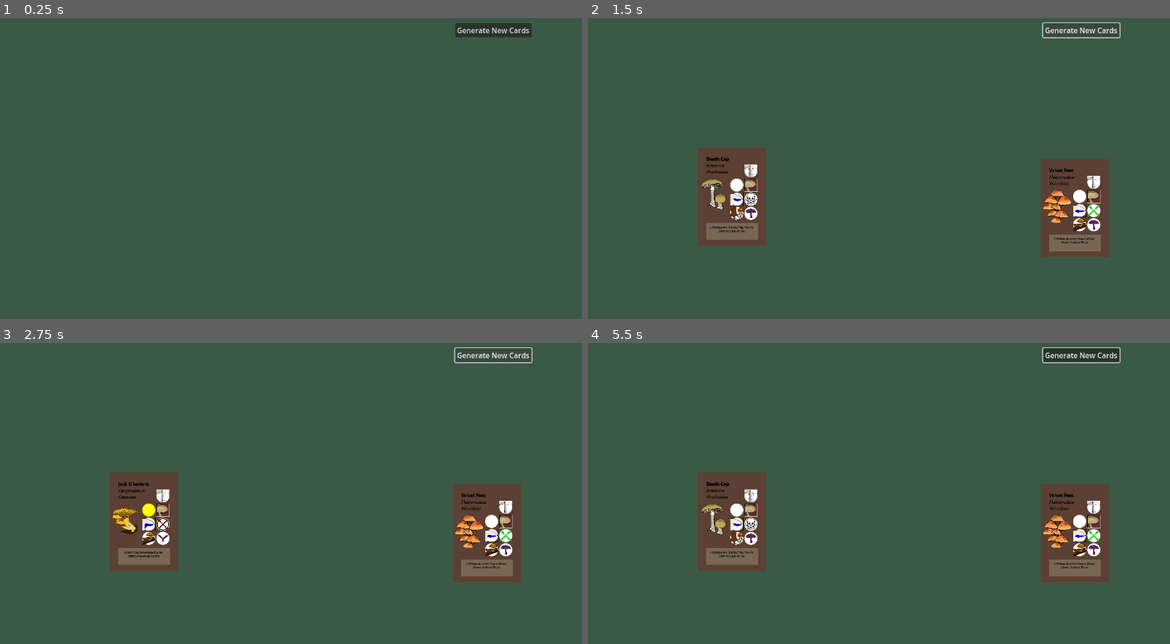
Above: before the commit, frames 1-4 (two rows, left to right).
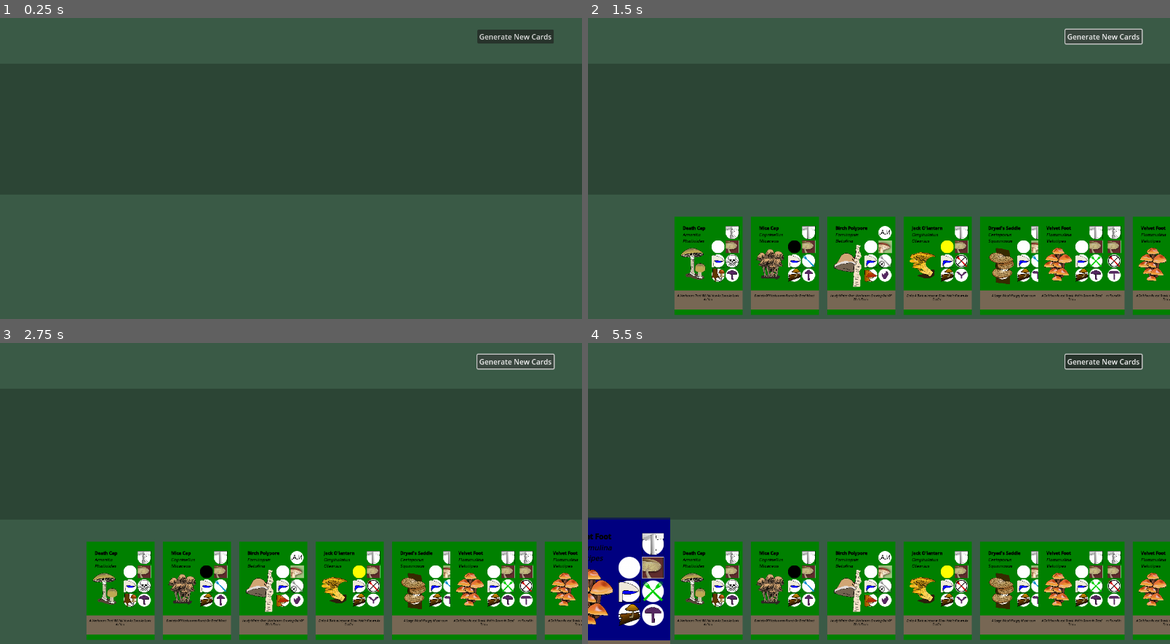
Above: after the commit, the same moments.

Repository: cyschneck/enoki-dokie
Game: Godot game, scene res://scenes/main.tscn
The game is run twice, just before and just after one commit, with the same random seed, the same clock (stepped at 60 frames per second) and the same inputs.
Inputs (mouse positions are in pixels of both pictures, inside the frame that each line leads up to):
- Up to frame 1 (0.25 s): no input
- Up to frame 2 (1.5 s): click "Generate New Cards" at 0.5 s; click "Generate New Cards" at 1.25 s
- Up to frame 3 (2.75 s): click "Generate New Cards" at 2 s
- Up to frame 4 (5.5 s): tap Enter at 2.75, 4.25 s; move the mouse to (1007, 463) at 2.77 s; press the mouse at (1007, 463) at 2.78 s; right-click (1007, 463) at 3.05 s; release the mouse at (1007, 463) at 3.5 s; tap Space at 3.5, 5 s; drag from (762, 496) to (849, 544) at 3.52 s; move the mouse to (937, 409) at 4.27 s; press the mouse at (937, 409) at 4.28 s; right-click (937, 409) at 4.55 s; release the mouse at (937, 409) at 5 s; drag from (849, 544) to (733, 520) at 5.02 s

The runs differ from the first frame. In frame 1, 0.8% of the frame differs, in the area x 78-96%, y 1-9%; in frame 2, 31%; in frame 3, 31%; in frame 4, 37%, in the area x 0-100%, y 1-100%.

Commit message:
set up click, drag, release state machine

Diff:
--- /dev/null
+++ b/enoki-dokie/mushroom_data.csv
@@ -0,0 +1,8 @@
+common name,scientific name,hymenium type,cap shape,gill type,stipe type,spore color,ecological type,edible,description
+mica cap,coprinellus micaceus,gills,conical/campanulate,adnexed,bare,black,saprotrophic,edible,bushels of mushrooms found on dead wood
+fly agaric,amanita muscaria,gills,convex/flat,free,ring/volva,white,mycorrhizal,poisonous/psychoactive,iconic spotted red capped mushroom found in dead wood
+death cap,amanita phalloides,gills,convex/flat,free,ring and volva,white,mycorrhizal,deadly,a mushroom that will kill you as soon as look at you
+velvet foot,flammulina velutipes,gills,convex,adnate,bare,white,saprotrophic,choice,a delicious forest snack which grows in dead trees
+birch polypore,fomitopsis betulina,pores,none,decurrent,none,white,parasitic,inedible,hardy winter over mushroom growing out of birch trees
+jack o'latern,omphalotus olearius,gills,infundibuliform,decurrent,bare,yellow,saprotrophic,poisonous,emits a bioluminescent glow visible known as foxfire
+dryad's saddle,cerioporus squamosus,pores,depressed/offset,decurrent,bare,white,saprotrophic/parasitic,edible,a large wood hungry mushroom
--- a/enoki-dokie/project.godot
+++ b/enoki-dokie/project.godot
@@ -15,10 +15,6 @@
 config/features=PackedStringArray("4.3", "Mobile")
 config/icon="res://icon.svg"
 
-[autoload]
-
-CardManager="*res://scripts/card_manager.gd"
-
 [display]
 
 window/size/viewport_width=1280
@@ -26,6 +22,19 @@
 window/stretch/mode="viewport"
 window/stretch/aspect="expand"
 
+[input]
+
+left_mouse={
+"deadzone": 0.5,
+"events": [Object(InputEventMouseButton,"resource_local_to_scene":false,"resource_name":"","device":-1,"window_id":0,"alt_pressed":false,"shift_pressed":false,"ctrl_pressed":false,"meta_pressed":false,"button_mask":0,"position":Vector2(0, 0),"global_position":Vector2(0, 0),"factor":1.0,"button_index":1,"canceled":false,"pressed":false,"double_click":false,"script":null)
+]
+}
+right_mouse={
+"deadzone": 0.5,
+"events": [Object(InputEventMouseButton,"resource_local_to_scene":false,"resource_name":"","device":-1,"window_id":0,"alt_pressed":false,"shift_pressed":false,"ctrl_pressed":false,"meta_pressed":false,"button_mask":0,"position":Vector2(0, 0),"global_position":Vector2(0, 0),"factor":1.0,"button_index":2,"canceled":false,"pressed":false,"double_click":false,"script":null)
+]
+}
+
 [rendering]
 
 textures/canvas_textures/default_texture_filter=0
--- a/enoki-dokie/scenes/card.tscn
+++ b/enoki-dokie/scenes/card.tscn
@@ -1,27 +1,37 @@
-[gd_scene load_steps=5 format=3 uid="uid://bekpntneif28c"]
+[gd_scene load_steps=10 format=3 uid="uid://bekpntneif28c"]
 
 [ext_resource type="Script" path="res://scripts/card.gd" id="1_adq8y"]
 [ext_resource type="Texture2D" uid="uid://cv26evckgfc6u" path="res://sprites/circle-48.png" id="1_mrost"]
 [ext_resource type="Texture2D" uid="uid://dy6rqfgm341uh" path="res://sprites/card_features/mushroom_sprites/fly_agaric.png" id="2_okreg"]
-
-[sub_resource type="RectangleShape2D" id="RectangleShape2D_2ljo7"]
-size = Vector2(248, 360)
-
-[node name="Card" type="Node2D"]
+[ext_resource type="Script" path="res://scripts/card_state_machine.gd" id="4_0uxoj"]
+[ext_resource type="Script" path="res://scripts/card_states/card_base_state.gd" id="5_qgxdw"]
+[ext_resource type="Script" path="res://scripts/card_states/card_clicked_state.gd" id="6_w2ktg"]
+[ext_resource type="Script" path="res://scripts/card_states/card_dragging_state.gd" id="7_sd1wo"]
+[ext_resource type="Script" path="res://scripts/card_states/card_released_state.gd" id="8_8xvin"]
+
+[sub_resource type="RectangleShape2D" id="RectangleShape2D_bnyma"]
+size = Vector2(250, 360)
+
+[node name="Card" type="Control"]
+custom_minimum_size = Vector2(250, 360)
+layout_mode = 3
+anchors_preset = 15
+anchor_right = 1.0
+anchor_bottom = 1.0
+offset_right = -1030.0
+offset_bottom = -360.0
+grow_horizontal = 2
+grow_vertical = 2
 script = ExtResource("1_adq8y")
 
 [node name="BackgroundColor" type="ColorRect" parent="."]
-anchors_preset = 8
-anchor_left = 0.5
-anchor_top = 0.5
-anchor_right = 0.5
-anchor_bottom = 0.5
-offset_left = -125.0
-offset_top = -180.0
-offset_right = 125.0
-offset_bottom = 180.0
-grow_horizontal = 2
-grow_vertical = 2
+layout_mode = 1
+anchors_preset = 15
+anchor_right = 1.0
+anchor_bottom = 1.0
+grow_horizontal = 2
+grow_vertical = 2
+mouse_filter = 2
 color = Color(0.360784, 0.25098, 0.2, 1)
 
 [node name="CommonName" type="RichTextLabel" parent="BackgroundColor"]
@@ -54,10 +64,9 @@
 anchors_preset = 4
 anchor_top = 0.5
 anchor_bottom = 0.5
-offset_left = -13.0
-offset_top = -98.0
-offset_right = 150.0
-offset_bottom = 97.0
+offset_top = -97.5
+offset_right = 163.0
+offset_bottom = 97.5
 grow_vertical = 2
 texture = ExtResource("2_okreg")
 expand_mode = 1
@@ -71,10 +80,10 @@
 anchor_top = 0.5
 anchor_right = 1.0
 anchor_bottom = 0.5
-offset_left = -32.0
-offset_top = 85.0
-offset_right = 75.0
-offset_bottom = 289.0
+offset_left = -14.0
+offset_top = 58.0
+offset_right = 93.0
+offset_bottom = 262.0
 grow_horizontal = 0
 grow_vertical = 2
 rotation = 3.14159
@@ -180,15 +189,16 @@
 flip_v = true
 
 [node name="DescriptionBackground" type="ColorRect" parent="BackgroundColor"]
-layout_mode = 2
-anchor_left = 0.12
-anchor_top = 0.769444
-anchor_right = 0.88
-anchor_bottom = 0.938889
+layout_mode = 1
+anchors_preset = 12
+anchor_top = 1.0
+anchor_right = 1.0
+anchor_bottom = 1.0
+offset_top = -90.0
+offset_bottom = -20.0
 grow_horizontal = 2
 grow_vertical = 0
 color = Color(0.466667, 0.403922, 0.329412, 1)
-metadata/_edit_use_anchors_ = true
 
 [node name="Description" type="RichTextLabel" parent="BackgroundColor/DescriptionBackground"]
 unique_name_in_owner = true
@@ -210,7 +220,32 @@
  [/i] [/center]"
 fit_content = true
 
-[node name="CardArea2D" type="Area2D" parent="."]
-
-[node name="CollisionShape2D" type="CollisionShape2D" parent="CardArea2D"]
-shape = SubResource("RectangleShape2D_2ljo7")
+[node name="DropPointDetector" type="Area2D" parent="."]
+collision_mask = 2
+
+[node name="CollisionShape2D" type="CollisionShape2D" parent="DropPointDetector"]
+position = Vector2(125, 180)
+shape = SubResource("RectangleShape2D_bnyma")
+
+[node name="CardStateMachine" type="Node" parent="." node_paths=PackedStringArray("initial_state")]
+script = ExtResource("4_0uxoj")
+initial_state = NodePath("CardBaseState")
+
+[node name="CardBaseState" type="Node" parent="CardStateMachine"]
+script = ExtResource("5_qgxdw")
+
+[node name="CardClickedState" type="Node" parent="CardStateMachine"]
+script = ExtResource("6_w2ktg")
+state = 1
+
+[node name="CardDraggingState" type="Node" parent="CardStateMachine"]
+script = ExtResource("7_sd1wo")
+state = 2
+
+[node name="CardReleasedState" type="Node" parent="CardStateMachine"]
+script = ExtResource("8_8xvin")
+state = 3
+
+[connection signal="gui_input" from="." to="." method="_on_gui_input"]
+[connection signal="mouse_entered" from="." to="." method="_on_mouse_entered"]
+[connection signal="mouse_exited" from="." to="." method="_on_mouse_exited"]
--- /dev/null
+++ b/enoki-dokie/scenes/card_slot.tscn
@@ -0,0 +1,34 @@
+[gd_scene load_steps=3 format=3 uid="uid://uxxiswqxfesj"]
+
+[sub_resource type="GDScript" id="GDScript_lpqgo"]
+script/source = "extends ColorRect
+
+var card_slot_filled = false
+
+# Called when the node enters the scene tree for the first time.
+func _ready() -> void:
+	pass # Replace with function body.
+
+
+# Called every frame. 'delta' is the elapsed time since the previous frame.
+func _process(_delta: float) -> void:
+	pass
+"
+
+[sub_resource type="RectangleShape2D" id="RectangleShape2D_ho3tu"]
+size = Vector2(254.286, 361.429)
+
+[node name="CardSlot" type="ColorRect"]
+custom_minimum_size = Vector2(250, 360)
+color = Color(0.121569, 0.203922, 0.152941, 0.701961)
+script = SubResource("GDScript_lpqgo")
+
+[node name="CardSlotArea2D" type="Area2D" parent="."]
+collision_layer = 2
+collision_mask = 2
+
+[node name="CollisionShape2D" type="CollisionShape2D" parent="CardSlotArea2D"]
+light_mask = 2
+visibility_layer = 2
+position = Vector2(125.714, 177.857)
+shape = SubResource("RectangleShape2D_ho3tu")
--- a/enoki-dokie/scenes/main.tscn
+++ b/enoki-dokie/scenes/main.tscn
@@ -6,71 +6,124 @@
 [ext_resource type="Script" path="res://scripts/test_button.gd" id="2_xmf1o"]
 [ext_resource type="Script" path="res://scripts/deck.gd" id="2_yqnmy"]
 
+[sub_resource type="RectangleShape2D" id="RectangleShape2D_7qnnk"]
+size = Vector2(1270, 288)
+
 [node name="Main" type="Node2D"]
 
-[node name="BackgroundColor" type="ColorRect" parent="."]
-offset_right = 1280.0
-offset_bottom = 720.0
+[node name="MainCanvas" type="CanvasLayer" parent="."]
+
+[node name="BackgroundColor" type="ColorRect" parent="MainCanvas"]
+custom_minimum_size = Vector2(1280, 720)
+anchors_preset = 15
+anchor_right = 1.0
+anchor_bottom = 1.0
+grow_horizontal = 2
+grow_vertical = 2
+size_flags_horizontal = 3
+size_flags_vertical = 3
 color = Color(0.228734, 0.353555, 0.275762, 1)
 metadata/_edit_lock_ = true
 
-[node name="CardManager" type="Node2D" parent="."]
+[node name="CardManager" type="Control" parent="MainCanvas" groups=["ui_layer"]]
 unique_name_in_owner = true
+layout_mode = 3
+anchors_preset = 15
+anchor_right = 1.0
+anchor_bottom = 1.0
+offset_right = -1280.0
+offset_bottom = -720.0
+grow_horizontal = 2
+grow_vertical = 2
+size_flags_horizontal = 3
+size_flags_vertical = 3
 script = ExtResource("1_xhe5c")
 
-[node name="Hand" type="Node2D" parent="CardManager"]
+[node name="Hand" type="Control" parent="MainCanvas/CardManager"]
 unique_name_in_owner = true
-position = Vector2(317, 451)
+z_index = 1
+layout_mode = 1
+anchors_preset = 2
+anchor_top = 1.0
+anchor_bottom = 1.0
+offset_left = 190.0
+offset_top = 495.0
+offset_right = 190.0
+offset_bottom = 495.0
+grow_vertical = 0
 script = ExtResource("2_0v8r3")
 
-[node name="DeathCap" parent="CardManager/Hand" instance=ExtResource("1_6cfgi")]
+[node name="HBoxContainer" type="HBoxContainer" parent="MainCanvas/CardManager/Hand"]
+layout_mode = 0
+offset_right = 1253.0
+offset_bottom = 360.0
 scale = Vector2(0.6, 0.6)
-commonName = "Death Cap"
-scientificName = "Amanita phalloides"
-capType = 2
-edibleType = 3
-gillType = 4
-stipeType = 3
+theme_override_constants/separation = 30
+alignment = 1
 
-[node name="MicaCap" parent="CardManager/Hand" instance=ExtResource("1_6cfgi")]
-position = Vector2(151, 0)
-scale = Vector2(0.6, 0.6)
-commonName = "Mica Cap"
-scientificName = "Coprinellus micaceus"
-ecologicalType = 1
-edibleType = 4
-gillType = 1
-sporeColor = 5
+[node name="Card" parent="MainCanvas/CardManager/Hand/HBoxContainer" instance=ExtResource("1_6cfgi")]
+layout_mode = 2
 
-[node name="Deck" type="Node2D" parent="CardManager"]
+[node name="Card2" parent="MainCanvas/CardManager/Hand/HBoxContainer" instance=ExtResource("1_6cfgi")]
+layout_mode = 2
+
+[node name="Card3" parent="MainCanvas/CardManager/Hand/HBoxContainer" instance=ExtResource("1_6cfgi")]
+layout_mode = 2
+
+[node name="Deck" type="Control" parent="MainCanvas/CardManager"]
 unique_name_in_owner = true
-position = Vector2(1071, 476)
+z_index = 1
+layout_mode = 1
+anchors_preset = 3
+anchor_left = 1.0
+anchor_top = 1.0
+anchor_right = 1.0
+anchor_bottom = 1.0
+offset_left = 990.0
+offset_top = 495.0
+offset_right = 990.0
+offset_bottom = 495.0
+grow_horizontal = 0
+grow_vertical = 0
 script = ExtResource("2_yqnmy")
 
-[node name="DeathCap" parent="CardManager/Deck" instance=ExtResource("1_6cfgi")]
+[node name="Card" parent="MainCanvas/CardManager/Deck" instance=ExtResource("1_6cfgi")]
+layout_mode = 1
+offset_right = 250.0
+offset_bottom = 360.0
 scale = Vector2(0.6, 0.6)
-commonName = "Death Cap"
-scientificName = "Amanita phalloides"
-capType = 2
-edibleType = 3
-gillType = 4
-stipeType = 3
 
-[node name="MicaCap" parent="CardManager/Deck" instance=ExtResource("1_6cfgi")]
-scale = Vector2(0.6, 0.6)
-commonName = "Mica Cap"
-scientificName = "Coprinellus micaceus"
-ecologicalType = 1
-edibleType = 4
-gillType = 1
-sporeColor = 5
+[node name="CardSlotBackground" type="ColorRect" parent="MainCanvas"]
+custom_minimum_size = Vector2(1280, 288)
+anchors_preset = 14
+anchor_top = 0.5
+anchor_right = 1.0
+anchor_bottom = 0.5
+offset_top = -202.0
+offset_bottom = 86.0
+grow_horizontal = 2
+grow_vertical = 2
+size_flags_horizontal = 3
+size_flags_vertical = 3
+color = Color(0.12549, 0.203922, 0.152941, 0.556863)
 
-[node name="TestButton" type="Button" parent="."]
-offset_left = 1001.0
-offset_top = 69.0
-offset_right = 1169.0
-offset_bottom = 100.0
+[node name="CardDropArea" type="Area2D" parent="MainCanvas/CardSlotBackground"]
+collision_layer = 2
+
+[node name="CollisionShape2D" type="CollisionShape2D" parent="MainCanvas/CardSlotBackground/CardDropArea"]
+position = Vector2(640, 144)
+shape = SubResource("RectangleShape2D_7qnnk")
+
+[node name="TestButton" type="Button" parent="MainCanvas"]
+anchors_preset = 1
+anchor_left = 1.0
+anchor_right = 1.0
+offset_left = -230.0
+offset_top = 83.0
+offset_right = -62.0
+offset_bottom = 114.0
+grow_horizontal = 0
 text = "Generate New Cards"
 script = ExtResource("2_xmf1o")
 
-[connection signal="pressed" from="TestButton" to="TestButton" method="_on_pressed"]
+[connection signal="pressed" from="MainCanvas/TestButton" to="MainCanvas/TestButton" method="_on_pressed"]
--- a/enoki-dokie/scripts/card.gd
+++ b/enoki-dokie/scripts/card.gd
@@ -1,4 +1,5 @@
-extends Node2D
+class_name Card
+extends Control
 
 const DEFAULT_ICON = preload("res://sprites/circle-48.png")
 const DEFAULT_MUSHROOM = preload("res://sprites/card_features/mushroom_sprites/fly_agaric.png")
@@ -30,7 +31,34 @@
 @onready var science_name: RichTextLabel = %ScienceName
 @onready var description: RichTextLabel = %Description
 
+# state machine features
+signal reparent_requested(which_card: Card)
+@onready var color: ColorRect = $BackgroundColor # temp
+@onready var drop_point_detector: Area2D = $DropPointDetector
+@export var state: String = "Base"
+@onready var card_state_machine: CardStateMachine = $CardStateMachine as CardStateMachine
+
 func _ready() -> void:
+	# set up card state machine
+	card_state_machine.init(self)
+
+	# populate features on the card
+	set_features_on_card()
+
+func _input(event: InputEvent) -> void:
+	card_state_machine.on_input(event)
+
+func _on_gui_input(event: InputEvent) -> void:
+	card_state_machine.on_gui_input(event)
+
+func _on_mouse_entered() -> void:
+	card_state_machine.on_mouse_entered()
+
+func _on_mouse_exited() -> void:
+	card_state_machine.on_mouse_exited()
+
+func set_features_on_card() -> void:
+	# set card features
 	common_name.text = "[b]" + commonName + "[/b]"
 	science_name.text = "[i]" + scientificName + "[/i]"
 	description.text = "[center][i]" + mushroomDescription + "[/i][/center]"
@@ -79,7 +107,7 @@
 	match commonName:
 		"Birch Polypore": mushroom_sprite.texture = load(CARD_FEATURES_ICON + "/mushroom_sprites/birch_polypore.png")
 		"Death Cap": mushroom_sprite.texture = load(CARD_FEATURES_ICON + "/mushroom_sprites/death_cap.png")
-		"Dryad's Saddle": mushroom_sprite.texture = load(CARD_FEATURES_ICON + "/mushroom_sprites/dyrads_saddle.png")
+		"Dryad's Saddle": mushroom_sprite.texture = load(CARD_FEATURES_ICON + "/mushroom_sprites/dryads_saddle.png")
 		"Fly Agaric": mushroom_sprite.texture = load(CARD_FEATURES_ICON + "/mushroom_sprites/fly_agaric.png")
 		"Jack O'lantern": mushroom_sprite.texture = load(CARD_FEATURES_ICON + "/mushroom_sprites/jack_o_lantern.png")
 		"Mica Cap": mushroom_sprite.texture = load(CARD_FEATURES_ICON + "/mushroom_sprites/mica_cap.png")
--- a/enoki-dokie/scripts/card_manager.gd
+++ b/enoki-dokie/scripts/card_manager.gd
@@ -1,15 +1,25 @@
-extends Node2D
+extends Control
 
 var cards: Dictionary
 
 const MUSHROOM_JSON_DATA = "res://data/mushroom_data.json"
-const CARD = preload("res://scenes/card.tscn") # temp
+@onready var hand: Control = %Hand
 
-var card_being_dragged: Node2D
+var card_being_dragged
 
 func _ready() -> void:
 	load_json_data(MUSHROOM_JSON_DATA)
 
+### LOAD JSON DATA
+func load_json_data(file_path: String):
+	var data_file = FileAccess.open(file_path, FileAccess.READ)
+	var results = JSON.parse_string(data_file.get_as_text())
+	cards = results
+
+func get_mushroom_data():
+	return cards
+###
+'''
 func _process(_delta: float) -> void:
 	if card_being_dragged:
 		var mouse_position = get_viewport().get_mouse_position()
@@ -22,10 +32,19 @@
 			# prsesed
 			var card = raycast_check_for_card()
 			if card:
-				card_being_dragged = card
+				card_dragging(card)
 		else:
 			# released
-			card_being_dragged = null
+			if card_being_dragged:
+				card_release()
+
+func card_dragging(card):
+	card_being_dragged = card
+	card.scale = Vector2(1, 1)
+
+func card_release():
+	card_being_dragged.scale = Vector2(0.6, 0.6)
+	card_being_dragged = null
 
 func raycast_check_for_card():
 	var space_state = get_world_2d().direct_space_state
@@ -34,15 +53,10 @@
 	parameters.collide_with_areas = true
 	parameters.collision_mask = 1
 	var result = space_state.intersect_point(parameters)
+	print(result)
 	if result:
-		return result[0].collider.get_parent()
+		# only drag "cards" in the "hand"
+		if "CardArea2D" in str(result[0].collider) and result[0].collider.get_parent().get_parent() == hand:
+			return result[0].collider.get_parent() # returns specific card
 	return null
-
-### LOAD JSON DATA
-func load_json_data(file_path: String):
-	var data_file = FileAccess.open(file_path, FileAccess.READ)
-	var results = JSON.parse_string(data_file.get_as_text())
-	cards = results
-
-func get_mushroom_data():
-	return cards
+'''
--- /dev/null
+++ b/enoki-dokie/scripts/card_state_machine.gd
@@ -0,0 +1,49 @@
+class_name CardStateMachine
+extends Node
+
+@export var initial_state: CardState
+
+var current_state: CardState
+var states := {}
+
+func init(card: Card) -> void:
+	for child in get_children():
+		if child is CardState:
+			states[child.state] = child
+			child.transition_requested.connect(_on_transition_requested)
+			child.card = card
+
+	if initial_state:
+		initial_state.enter()
+		current_state = initial_state
+
+func _on_transition_requested(from_state: CardState, to_state: CardState.State) -> void:
+	if from_state != current_state:
+		return
+	var new_state: CardState = states[to_state]
+	if not new_state:
+		return
+
+	# exit current state
+	if current_state:
+		current_state.exit()
+
+	# enter new state
+	new_state.enter()
+	current_state = new_state
+
+func on_input(event: InputEvent) -> void:
+	if current_state:
+		current_state.on_input(event)
+
+func on_gui_input(event: InputEvent) -> void:
+	if current_state:
+		current_state.on_gui_input(event)
+
+func on_mouse_entered() -> void:
+	if current_state:
+		current_state.on_mouse_entered()
+
+func on_mouse_exited() -> void:
+	if current_state:
+		current_state.on_mouse_exited()
--- /dev/null
+++ b/enoki-dokie/scripts/card_states/card_base_state.gd
@@ -0,0 +1,16 @@
+extends CardState
+
+func enter() -> void:
+	# wait until node is ready
+	if not card.is_node_ready():
+		await card.ready
+	card.reparent_requested.emit(card)
+	card.color.color = Color.WEB_GREEN
+	card.state = "BASE"
+	card.pivot_offset = Vector2(0,0)
+
+func on_gui_input(event: InputEvent) -> void:
+	if event.is_action_pressed("left_mouse"):
+		card.pivot_offset = card.get_global_mouse_position() - card.global_position # drags card from position selected
+		# transition to CLICKED state
+		transition_requested.emit(self, CardState.State.CLICKED)
--- /dev/null
+++ b/enoki-dokie/scripts/card_states/card_clicked_state.gd
@@ -0,0 +1,12 @@
+extends CardState
+
+func enter() -> void:
+	card.color.color = Color.ORANGE
+	card.state = "CLICKED"
+	# enable monitoring to find drop point when first clicked
+	card.drop_point_detector.monitoring = true
+
+func on_input(event: InputEvent) -> void:
+	if event is InputEventMouseMotion:
+		# if mouse is in movement, transition to DRAGGING
+		transition_requested.emit(self, CardState.State.DRAGGING)
--- /dev/null
+++ b/enoki-dokie/scripts/card_states/card_dragging_state.gd
@@ -0,0 +1,25 @@
+extends CardState
+
+func enter() -> void:
+	# remove from hand
+	var ui_layer := get_tree().get_first_node_in_group("ui_layer")
+	if ui_layer:
+		card.reparent(ui_layer)
+
+	card.color.color = Color.NAVY_BLUE
+	card.state = "DRAGGING"
+
+func on_input(event: InputEvent) -> void:
+	var mouse_motion := event is InputEventMouseMotion # true when mouse is moving
+	var cancel = event.is_action_pressed("right_mouse") # cancel movement with right click
+	var confirm = event.is_action_pressed("left_mouse") or event.is_action_pressed("left_mouse") # confirm by releasing left mouse
+
+	if mouse_motion:
+		# update global position of card while dragging
+		card.global_position = card.get_global_mouse_position() - card.pivot_offset
+	if cancel:
+		# if dragging is canceled, return to base state
+		transition_requested.emit(self, CardState.State.BASE)
+	if confirm:
+		get_viewport().set_input_as_handled()
+		transition_requested.emit(self, CardState.State.RELEASED)
--- /dev/null
+++ b/enoki-dokie/scripts/card_states/card_released_state.gd
@@ -0,0 +1,5 @@
+extends CardState
+
+func enter() -> void:
+	card.color.color = Color.DARK_VIOLET
+	card.state = "RELEASED"
--- /dev/null
+++ b/enoki-dokie/scripts/card_states/card_state.gd
@@ -0,0 +1,26 @@
+class_name CardState
+extends Node
+
+var card: Card
+enum State {BASE, CLICKED, DRAGGING, RELEASED}
+@export var state: State
+
+signal transition_requested(from: CardState, to: State)
+
+func enter() -> void:
+	pass
+
+func exit() -> void:
+	pass
+
+func on_input(_event: InputEvent) -> void:
+	pass
+
+func on_gui_input(_event: InputEvent) -> void:
+	pass
+
+func on_mouse_entered() -> void:
+	pass
+
+func on_mouse_exited() -> void:
+	pass
--- a/enoki-dokie/scripts/deck.gd
+++ b/enoki-dokie/scripts/deck.gd
@@ -1,7 +1,7 @@
-extends Node2D
+extends Control
 
-@onready var card_manager: Node2D = %CardManager
-@onready var deck: Node2D = %Deck
+@onready var card_manager: Control = %CardManager
+@onready var deck: Control = %Deck
 
 @onready var CARD_PREFAB: PackedScene = preload("res://scenes/card.tscn")
 
@@ -9,6 +9,8 @@
 							"mica cap",
 							"birch polypore",
 							"jack o'lantern",
+							"dryad's saddle",
+							"fly agaric",
 							"velvet foot"]
 
 func _ready() -> void:
@@ -21,5 +23,6 @@
 		var json_data_dict = card_manager.get_mushroom_data()[card_name]
 		var mushroom_card = CARD_PREFAB.instantiate()
 		mushroom_card.set_card_characteristics(card_name, mushroom_card, json_data_dict)
+		mushroom_card.position = Vector2(0,0)
 		mushroom_card.scale = Vector2(0.6, 0.6)
 		deck.add_child(mushroom_card)
--- a/enoki-dokie/scripts/hand.gd
+++ b/enoki-dokie/scripts/hand.gd
@@ -1,20 +1,20 @@
-extends Node2D
+extends Control
 
-@onready var hand: Node2D = %Hand
-@onready var deck: Node2D = %Deck
+@onready var hand: Control = %Hand
+@onready var deck: Control = %Deck
+
+@export var hand_size = 4
 
 func _ready() -> void:
 	# clear temporary cards
-	for card in hand.get_children():
+	for card in hand.get_child(0).get_children():
 		card.queue_free()
 
 func populate_hand_from_deck() -> void:
-	var hand_size: int = 3
-
 	var i = 0
 	for card in deck.get_children():
 		# move cards from deck to hand
 		if i < hand_size:
 			i += 1
 			deck.remove_child(card)
-			hand.add_child(card)
+			hand.get_child(0).add_child(card)
--- a/enoki-dokie/scripts/test_button.gd
+++ b/enoki-dokie/scripts/test_button.gd
@@ -1,7 +1,7 @@
 extends Button
 
-@onready var deck: Node2D = %Deck
-@onready var hand: Node2D = %Hand
+@onready var deck: Control = %Deck
+@onready var hand: Control = %Hand
 
 func _on_pressed() -> void:
 	# create new testing cards when button is pressed
Not shown, added: enoki-dokie/mushroom_data.csv.import
Not shown: 1 places in enoki-dokie/scenes/main.tscn that only renumber resources
